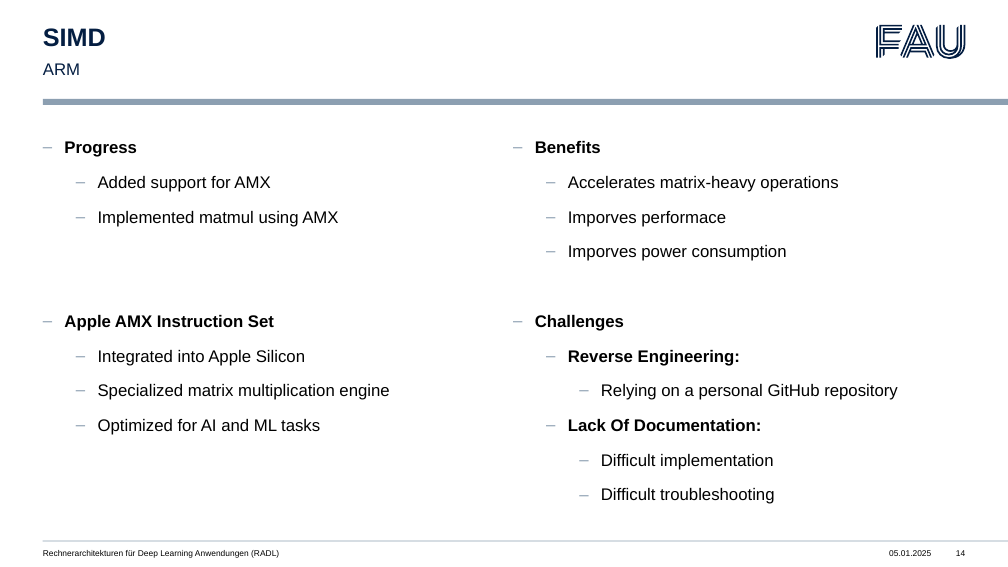
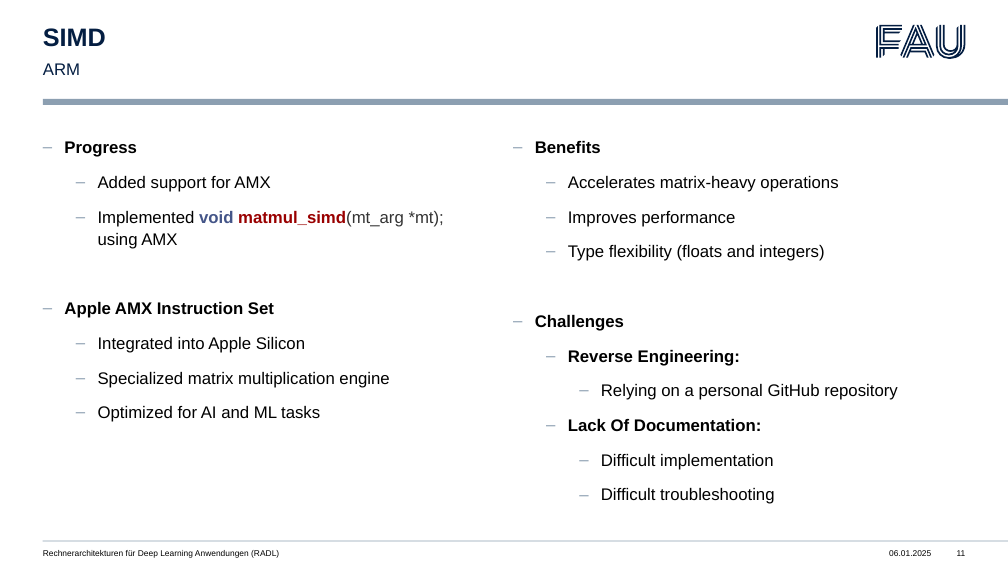
Before and after one commit to libalis/radl, a slide deck: slide 11 of Presentations/4. Presentation/4. Presentation.pptx (slide 14 before the commit). Drawn at 1008x567 pixels with LibreOffice and Linux fonts; fonts in the diff are those of the drawing. Boxes give left, top, right and bottom in pixels: in the first picture for what was removed or moved away, otherwise in the second. Text is boxed around its words. In the diff, an @@ line names an element or a change of style, - is before the commit and + after.

```diff
--- a/Presentations/4. Presentation/4. Presentation.pptx
+++ b/Presentations/4. Presentation/4. Presentation.pptx
@@ text at [98,211,444,249]: text changed @@
-  – Implemented matmul using AMX
+  – Implemented void matmul_simd(mt_arg *mt); using AMX
@@ text at [568,211,824,261]: text changed @@
-  – Imporves performace
-  – Imporves power consumption
+  – Improves performance
+  – Type flexibility (floats and integers)
@@ page number at [957,550,966,556]: text changed @@
-14
+11
```
Also in this commit, not shown: 15 other slides changed, 21 other files.
